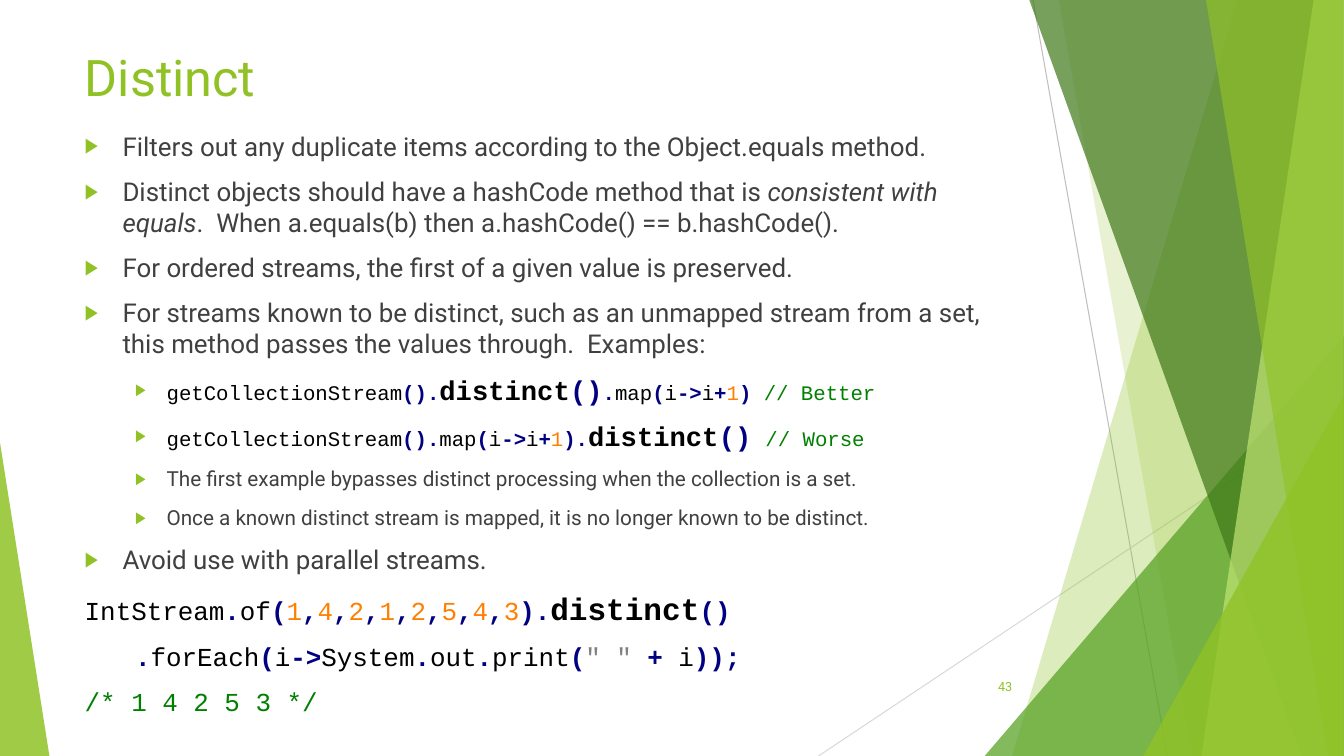
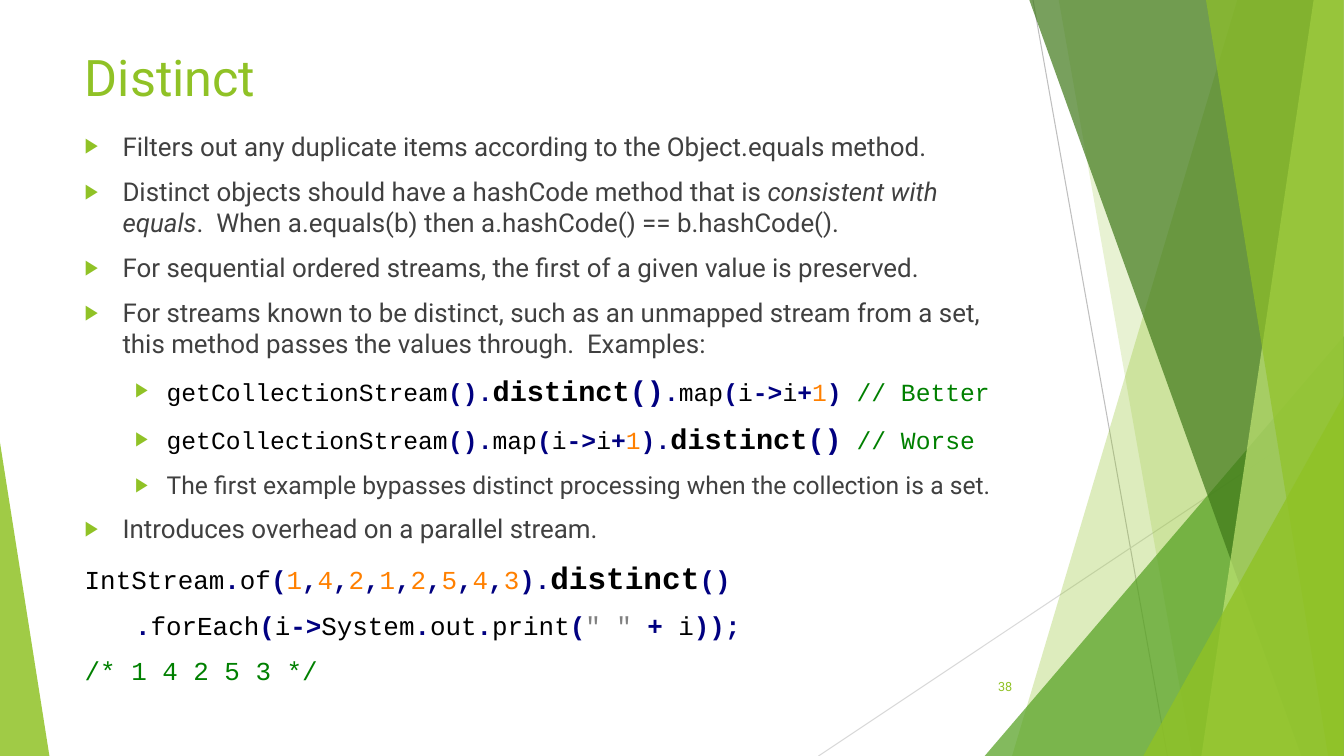
Before and after one commit to RichardRoda/2017-CodePaLOUsa-Lambda, a slide deck: slide 38 of Learning to Love the Lambda in the Stream.pptx (slide 43 before the commit). Drawn at 1344x756 pixels with LibreOffice and Linux fonts; fonts in the diff are those of the drawing. Boxes give left, top, right and bottom in pixels: in the first picture for what was removed or moved away, otherwise in the second. Text is boxed around its words. In the diff, an @@ line names an element or a change of style, - is before the commit and + after.

Commit message:
Improve discussion of the distinct topic by grouping the data source examples, map, and distinct slides one after the other.  These are the three slides that mention the topic and can influence distinctness of a stream.

```diff
--- a/Learning to Love the Lambda in the Stream.pptx
+++ b/Learning to Love the Lambda in the Stream.pptx
@@ text at [123, 257, 918, 283]: text changed @@
-▶ For ordered streams, the first of a given value is preserved.
+▶ For sequential ordered streams, the first of a given value is preserved.
@@ text at [167, 381, 990, 499]: size 14.8 to 17.6 pt in "getCollectionStream().distinct().map(i->i+1) // Better", "getCollectionStream().map(i->i+1).distinct() // Worse", "The first example bypasses distinct processing when ..."; size 19.4 to 20.4 pt in "getCollectionStream().distinct().map(i->i+1)", "getCollectionStream().map(i->i+1).distinct()" @@
@@ text at [123, 518, 598, 544]: text changed; size 14.8 to 18.5 pt @@
-  ▶ Once a known distinct stream is mapped, it is no longer known to be distinct.
-▶ Avoid use with parallel streams.
+▶ Introduces overhead on a parallel stream.
@@ page number at [998, 682, 1012, 691]: text changed @@
-43
+38
```
Also in this commit, not shown: 3 other slides changed, 1 other file.
